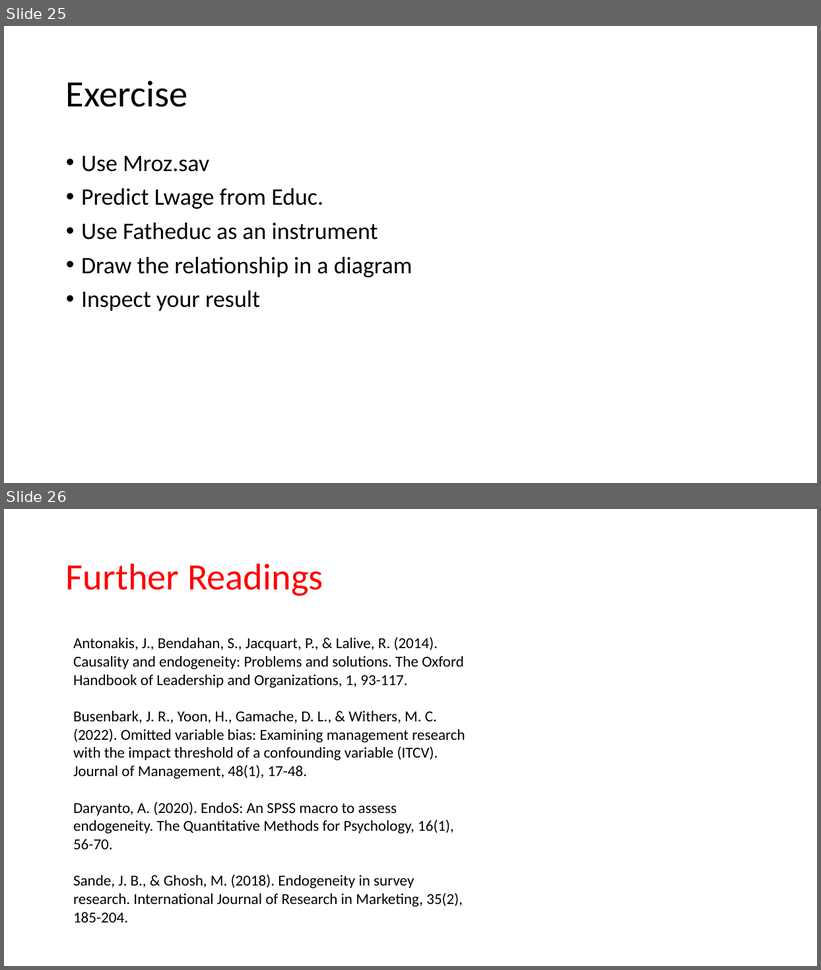
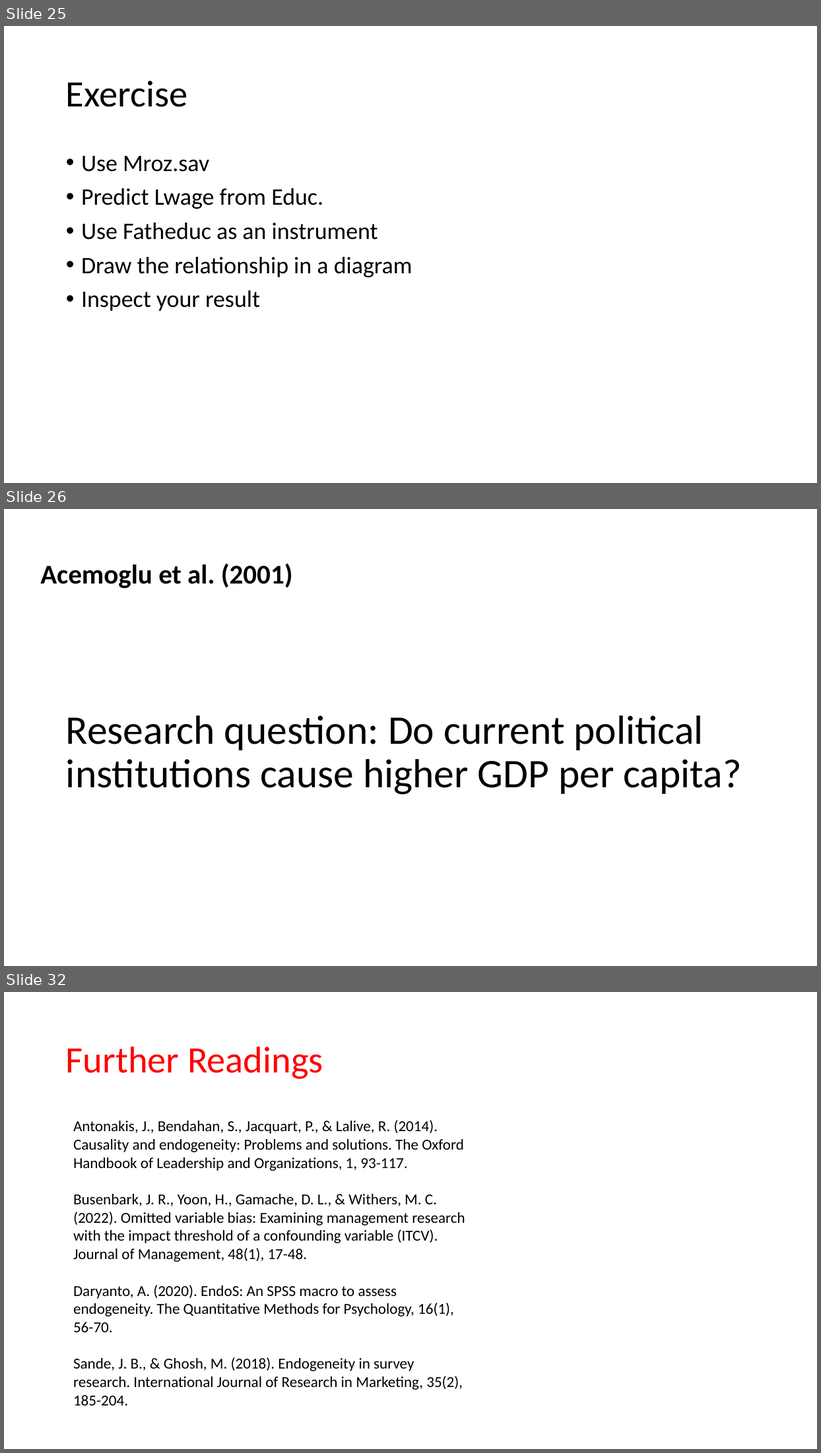
Before and after one commit to ahdar1/FIA, a slide deck: Endogeneity.pptx. Shown one above the other, each under a label of ours: slides 25 and 26 before the commit, slides 25, 26 and 32 after it; the slides between them are not shown. The pictures are 821x970 and 821x1453 pixels, drawn with LibreOffice and Linux fonts; fonts in the diff are those of the drawing. Boxes give left, top, right and bottom in pixels: in the first picture for what was removed or moved away, otherwise in the second. Text is boxed around its words. In the diff, an @@ line names an element or a change of style, - is before the commit and + after.

```diff
--- a/Endogeneity.pptx
+++ b/Endogeneity.pptx
@@ slide 26 added at [4,509,817,966], background #FFFFFF @@
@@ text added at [40,563,293,588], 32 pt, text #000000, bold @@
+Acemoglu et al. (2001)
@@ title added at [66,716,741,795], 48 pt, text #000000 @@
+Research question: Do current political institutions cause higher GDP per capita?
@@ what was slide 26 is now slide 32 @@
```
Also in this commit, not shown: 5 other slides added.
